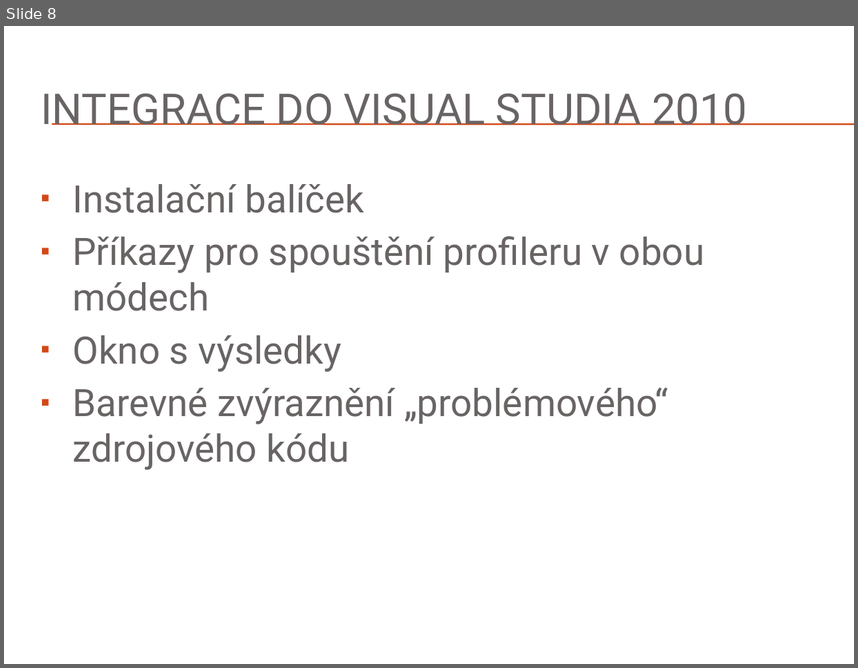
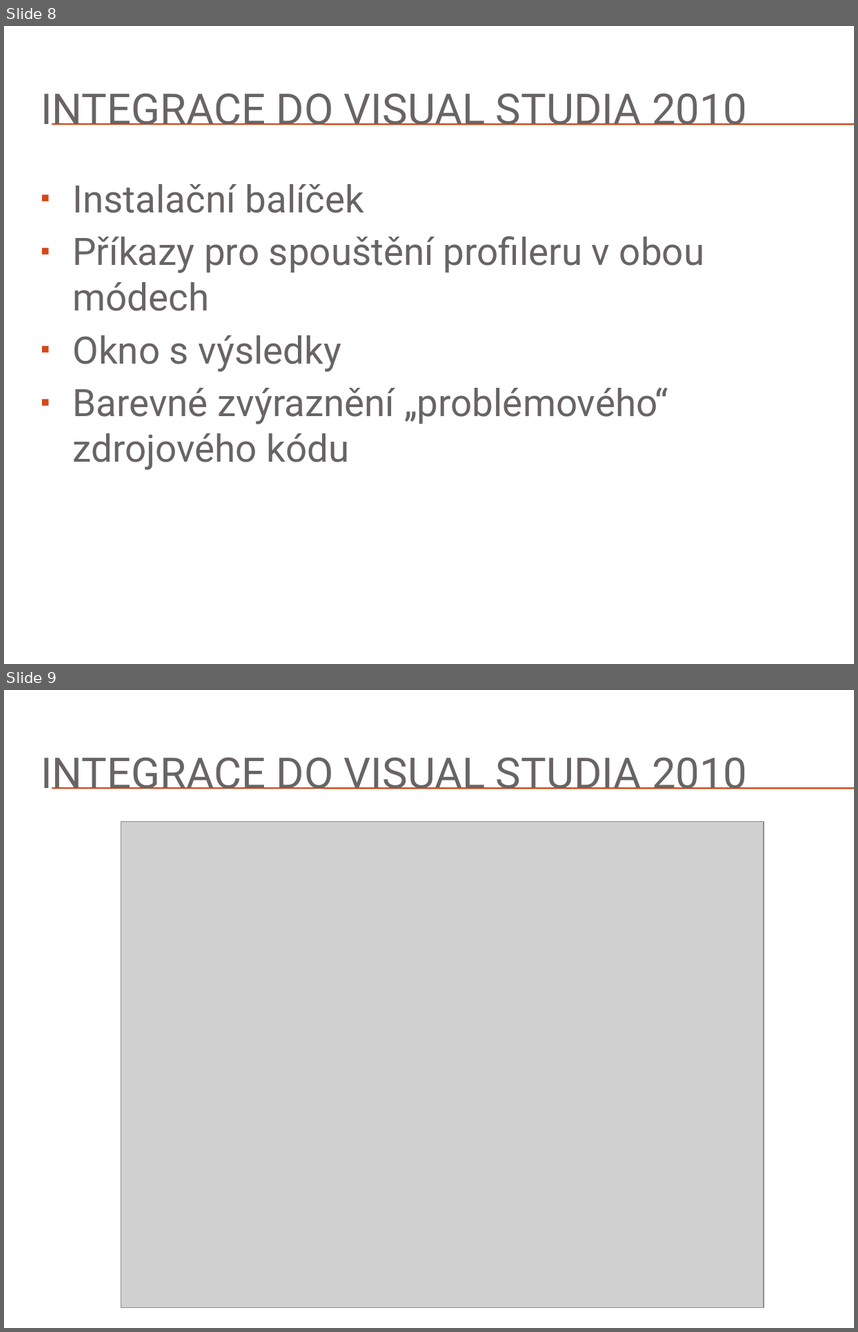
Before and after one commit to rasiths/visual-profiler, a slide deck: Thesis/Presentation/Výkonové profilování na platformě.pptx. Shown one above the other, each under a label of ours: slide 8 before the commit, slides 8 and 9 after it. The pictures are 858x668 and 858x1332 pixels, drawn with LibreOffice and Linux fonts; fonts in the diff are those of the drawing; grey boxes stand for pictures; background and template pictures are left out. Boxes give left, top, right and bottom in pixels: in the first picture for what was removed or moved away, otherwise in the second. Text is boxed around its words. In the diff, an @@ line names an element or a change of style, - is before the commit and + after.

```diff
--- a/Thesis/Presentation/Výkonové profilování na platformě.pptx
+++ b/Thesis/Presentation/Výkonové profilování na platformě.pptx
@@ slide 9 added at bbox=[4, 690, 854, 1328], background picture (left out); not listed: 2 template elements that a slide beside it also shows @@
@@ title added at bbox=[41, 757, 747, 789], 36 pt, text #696464 @@
+INTEGRACE DO VISUAL STUDIA 2010
@@ picture added at bbox=[121, 822, 764, 1308] @@
```
Also in this commit, not shown: 2 slides changed, 5 other slides added, 4 other files.
